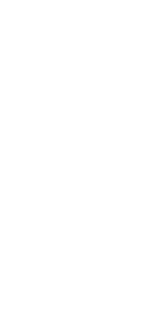
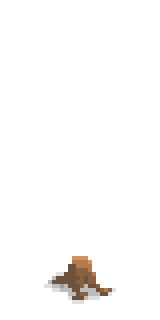
Two versions of the same layered image (160 × 320). Layer-by-layer changes:
added group "Tree" with 6 layers above "Lumber_Camp" over <box>44,256,116,304</box>
added layer "chopped stump" in group "Tree" over <box>52,256,112,300</box>
added layer "stump shadows" (50%) in group "Tree" over <box>44,272,116,304</box>
hid "White Selection Box" over <box>44,256,116,304</box>
hid "White SB Transparency" over <box>44,256,116,304</box>
